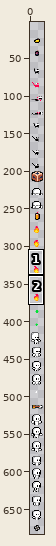
Sprite sheet -- sprites/spritesheet.png. The picture above shows the old version from afar; the outline marks the close-up.
Close-up. Before the commit:
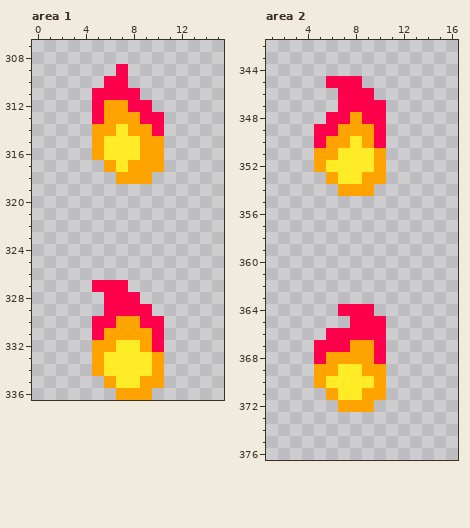
The file is 18x666 pixels. Shown: area 1: x 0..15, y 307..336; area 2: x 1..16, y 342..376. The old version is drawn lined up with the new one, on the new canvas. The wide view leaves out empty margins. The commit also changed other parts of the picture, which this record leaves out.
New version:
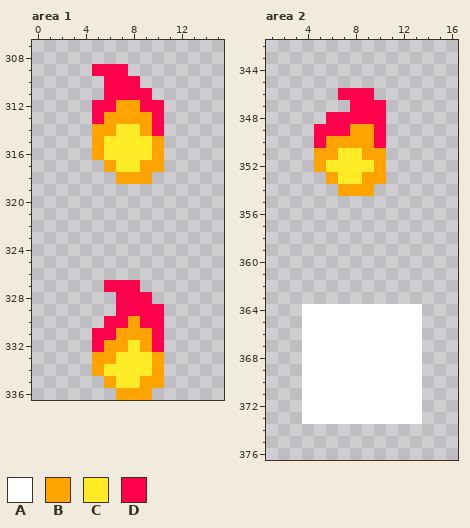
Palette (. is transparent): A #ffffff  B #ffa300  C #ffec27  D #ff004d
Change:
canvas 18x666 -> 18x684, the old top-left corner now at 0,18
Area 1:
Colour C becomes colour B in row 332 at x 7; in row 333 at x 6.
Colour D becomes colour B in row 312 at x 8; in row 313 at x 9.
Colour B becomes colour C in row 314 at x 8; in rows 315 to 316 at x 9; in row 317 at x 8.
The author put colour D in row 309 at x 5 to 6; in row 310 at x 8; in row 311 at x 9; in row 312 at x 10; in row 327 at x 8; in row 328 at x 9.
The author put colour D in row 329 at x 10.
Colour B becomes colour D in row 312 at x 6; in row 330 at x 7; in row 331 at x 6; in row 332 at x 5.
The edit erases colour D in row 311 at x 5; in row 327 at x 5; in rows 328 to 329 at x 6; in row 330 at x 5.
Area 2:
The author put colour A in row 364 at x 4 to 6 and 10 to 13; in row 365 at x 4 to 7 and 11 to 13; in row 366 at x 4 to 5 and 11 to 13; in rows 367 to 370 at x 4 and 11 to 13; in row 371 at x 4 to 5 and 11 to 13; in row 372 at x 4 to 6 and 10 to 13.
The author put colour A in row 373 at x 4 to 13.
Colour B becomes colour A in row 367 at x 8 to 9; in row 368 at x 6 to 9; in row 369 at x 5 to 6 and 9 to 10; in row 370 at x 5 and 10; in row 371 at x 6 and 9 to 10; in row 372 at x 7 to 9.
Colour C becomes colour A in row 369 at x 7 to 8; in row 370 at x 6 to 9; in row 371 at x 7 to 8.
Colour D becomes colour A in row 364 at x 7 to 9; in row 365 at x 8 to 10; in row 366 at x 6 to 10; in row 367 at x 5 to 7 and 10; in row 368 at x 5 and 10.
Colour C becomes colour B in row 350 at x 8; in row 351 at x 9.
Colour B becomes colour D in row 348 at x 8; in row 349 at x 7.
The edit erases colour D in row 345 at x 6 to 8; in row 347 at x 7.
Boxes around the changes in both close-ups, in picture pixels (x1, y1, x2, y2):
changed: (92, 64, 164, 172)
changed: (92, 280, 164, 364)
changed: (326, 76, 374, 160)
changed: (302, 304, 422, 424)
